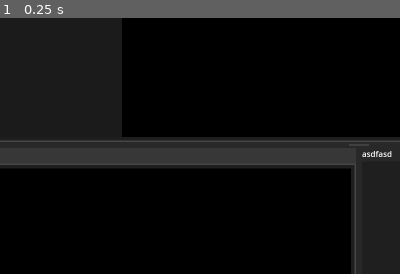
Above: before the commit, frame 1.
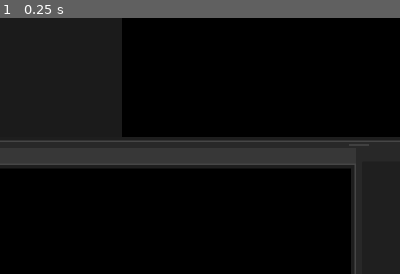
Above: after the commit, the same moment.

Repository: PatrikAAberg/dmce-gui
Game: Godot game, scene res://TraceGUI.tscn
The game is run twice, just before and just after one commit, with the same random seed, the same clock (stepped at 60 frames per second) and the same inputs.
Inputs:
- Up to frame 1 (0.25 s): no input
The pictures show only the part of the screen within x 5-55%, y 40-90%; the shares and areas given below are measured in that part.

The runs differ from the first frame. In frame 1, 0.1% of the frame differs, in the area x 90-98%, y 51-55%.

Commit message:
trace: fchart: avoid draw boxes with the same width and position twice

Diff:
--- a/dmcetraceGUI/FChart.gd
+++ b/dmcetraceGUI/FChart.gd
@@ -73,6 +73,7 @@
 
 func _draw():
 	if _timeline_inited:
+		var box_list = []
 		var Width = Box.size.x
 		var line_height = tgui.FNameText.get_line_offset(1)
 		for i in len(Cores[tgui.TActive]):
@@ -88,7 +89,13 @@
 							if width > Width:
 								width = Width
 							var y_start = line_height * (korv.index) + 3
-							draw_rect(Rect2(x_start, y_start, width, line_height - 6), color, false)
+							x_start = int(x_start)
+							y_start = int(y_start)
+							width = int(width)
+							var box_id = x_start + 1000000 * y_start + 2000000 * width
+							if not box_id in box_list:
+								draw_rect(Rect2(x_start, y_start, width, line_height - 6), color, false)
+								box_list.append(box_id)
 
 func InitTimeLine(node, box):
 	print("FCHart init timeline")
--- a/dmcetraceGUI/TraceGUI.tscn
+++ b/dmcetraceGUI/TraceGUI.tscn
@@ -307,7 +307,6 @@
 [node name="ProbeInfoLabel" type="Label" parent="Background/VSplitTop/VSplitBot/TCMovieHSplitContainer/MovieContainer"]
 custom_minimum_size = Vector2(0, 20)
 layout_mode = 2
-text = "asdfasd"
 clip_text = true
 
 [node name="MovieChartContainer" type="PanelContainer" parent="Background/VSplitTop/VSplitBot/TCMovieHSplitContainer/MovieContainer"]
